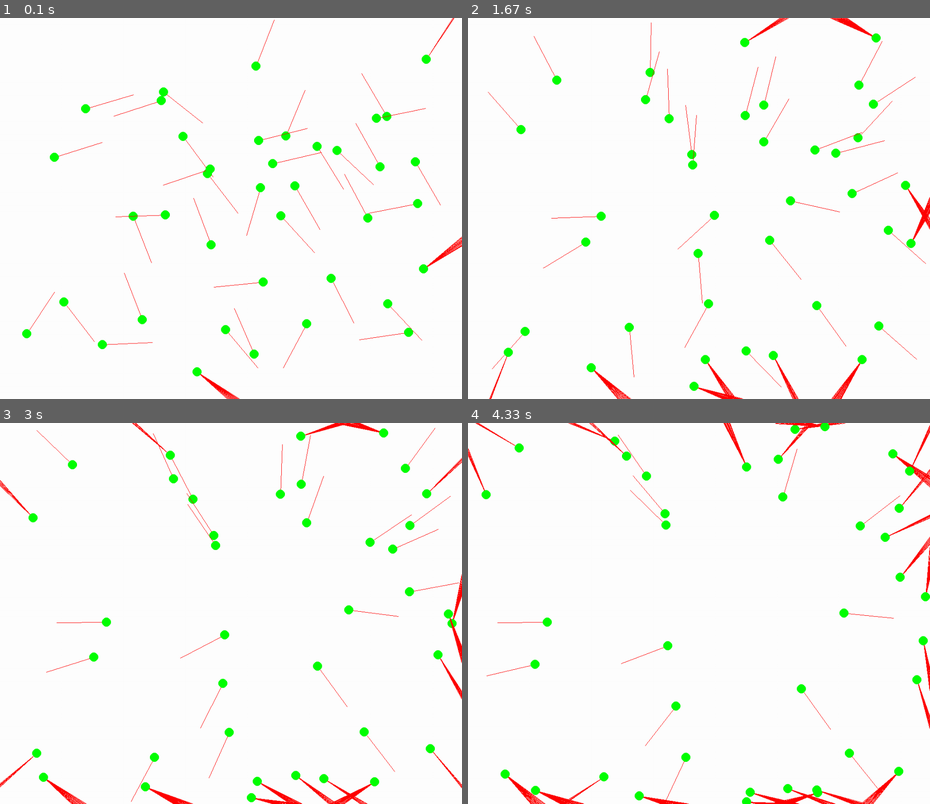
Above: before the commit, frames 1-4 (two rows, left to right).
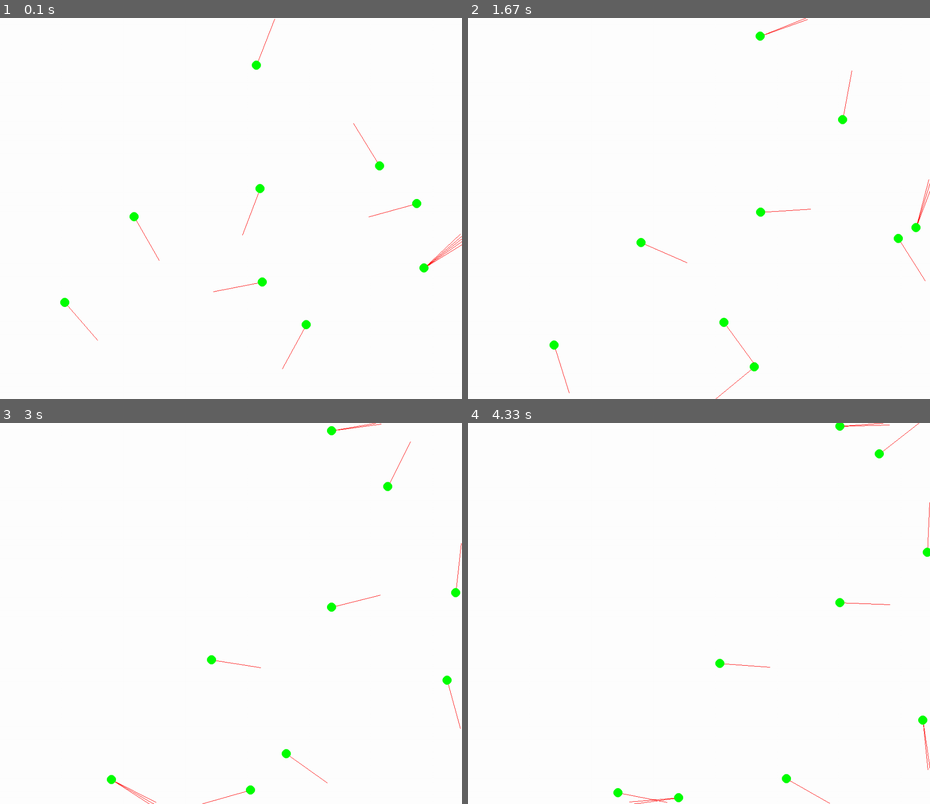
Above: after the commit, the same moments.

Repository: christiangryt/python_rel
Game: pygame game, started from boids/boid-pygame.py
The game is run twice, just before and just after one commit, with the same random seed, the same clock (stepped at 60 frames per second) and the same inputs.
Inputs:
- Up to frame 1 (0.1 s): no input
- Up to frame 2 (1.67 s): no input
- Up to frame 3 (3 s): no input
- Up to frame 4 (4.33 s): no input

The runs differ from the first frame. In frame 1, 2.5% of the frame differs, in the area x 4-100%, y 0-100%; in frame 2, 3.7%; in frame 3, 3.9%; in frame 4, 4.2%, in the area x 0-100%, y 0-100%.

Commit message:
begynt å jobbe med at unngå vegg skal lege snilt med alt det andre

Diff:
--- a/boids/boid-pygame.py
+++ b/boids/boid-pygame.py
@@ -11,7 +11,7 @@
 spdVek = pygame.math.Vector2([3,1])
 bb = []
 
-for i in range (1, 40):
+for i in range (1, 10):
 
     pos1 = r.randint(40, width - 40)
     pos2 = r.randint(40, height- 40)
@@ -23,7 +23,7 @@
     pos = pygame.math.Vector2(pos1, pos2)
 
     # ny = boid.boid(pygame.math.Vector2(1,2), [width / (i + 10), height / (i + 10)], 150, 0.02, 100, (0,255,0))
-    ny = boid.boid(spd, pos, 100, 0.01, (0,255,0), 100)
+    ny = boid.boid(spd, pos, 100, 0.05, 100, (0,255,0), 100)
 
 
     bb.append(ny)
@@ -119,7 +119,6 @@
                 b.speed = test_retning
                 break
 
-
         lagring = b.seperation()
 
         pygame.draw.circle(screen, b.color, b.position, b.radius, 0)
@@ -161,4 +160,4 @@
 
     pygame.display.flip()
 
-    clock.tick(20)
+    clock.tick(30)
--- a/boids/boid.py
+++ b/boids/boid.py
@@ -8,7 +8,7 @@
 
     instanser = []                          # liste inneholder alle boid objekter
 
-    def __init__(self, speed, position, synlen, rotmen, color, bubble):
+    def __init__(self, speed, position, synlen, rotmen, forsok, color, bubble):
         '''
         Ny boid tar in hastighet (vektor), posisjon (vektor) og en farge (hex elr no)
         '''
@@ -27,7 +27,7 @@
         self.color = color                  # (x,y,z)
         self.synlen = synlen                # hvor langt boid skal bry seg (mtp hindringer)
         self.rotmen = rotmen                # radianer mellom hvert forsøk
-        self.forsok = math.ceil(2*math.pi / rotmen)
+        self.forsok = forsok
                                             # hvor mange stråler
         self.bubble = bubble                # avstand før boid tar unnvergelsesmanøver
 
@@ -61,6 +61,8 @@
 
         for b in boid.instanser:            # alle boids
 
+            mellom = pygame.math.Vector2(self.speed)
+
             # om jeg sjekker meg selv forkaster jeg
             if self == b:
                 continue
@@ -72,7 +74,21 @@
             # Ved å sette denne til - blir de trukket mot hverandre
             # DETTE MÅ FIKSES, TIL SAMMEN VIL ALLE DYTTE ALLE UT, MEN HVER ENKELT "PRESSER"
             # IKKE NOK SÅ DE EGENTLIG BARE IGNORER HVERANDRE
-            mellom += diffPos * (1 / avstand)
+            #mellom = diffPos * (1 / avstand)
+            mellom = diffPos
+
+            #vinkel mellom ny retning og speed Vec2 akk nå
+            vinkel_mellom = self.speed.angle_to(mellom)
+
+            if abs(vinkel_mellom) > 180:
+
+                vinkel_mellom -= 90
+
+            print(vinkel_mellom)
+
+            #roter self.speed mot denne (med en eller annen faktor)
+            self.speed.rotate_ip(vinkel_mellom * (1 / (1 + avstand)))
+
 
             # avstands vektor
             #avstandsVektor += mellom * (1 / avstand)
@@ -82,11 +98,6 @@
 
         # DEBUG
 
-        #vinkel mellom ny retning og speed Vec2 akk nå
-        vinkel_mellom = self.speed.angle_to(mellom)
-
-        #roter self.speed mot denne (med en eller annen faktor)
-        self.speed.rotate_ip(vinkel_mellom * 0.05)
 
         #return mellom
 
